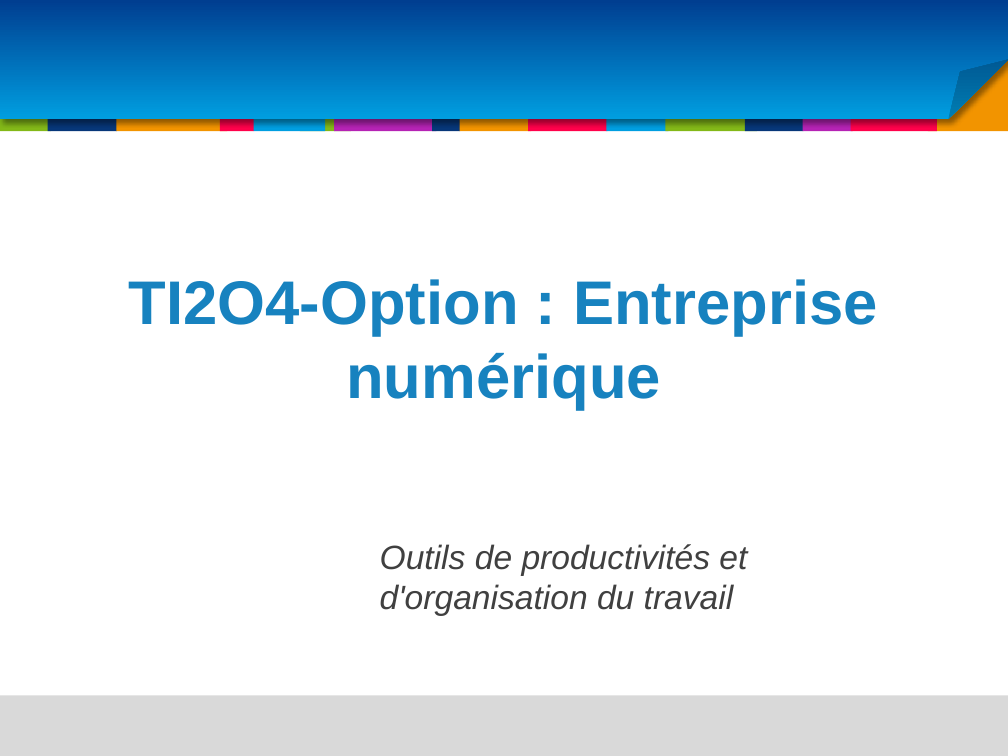
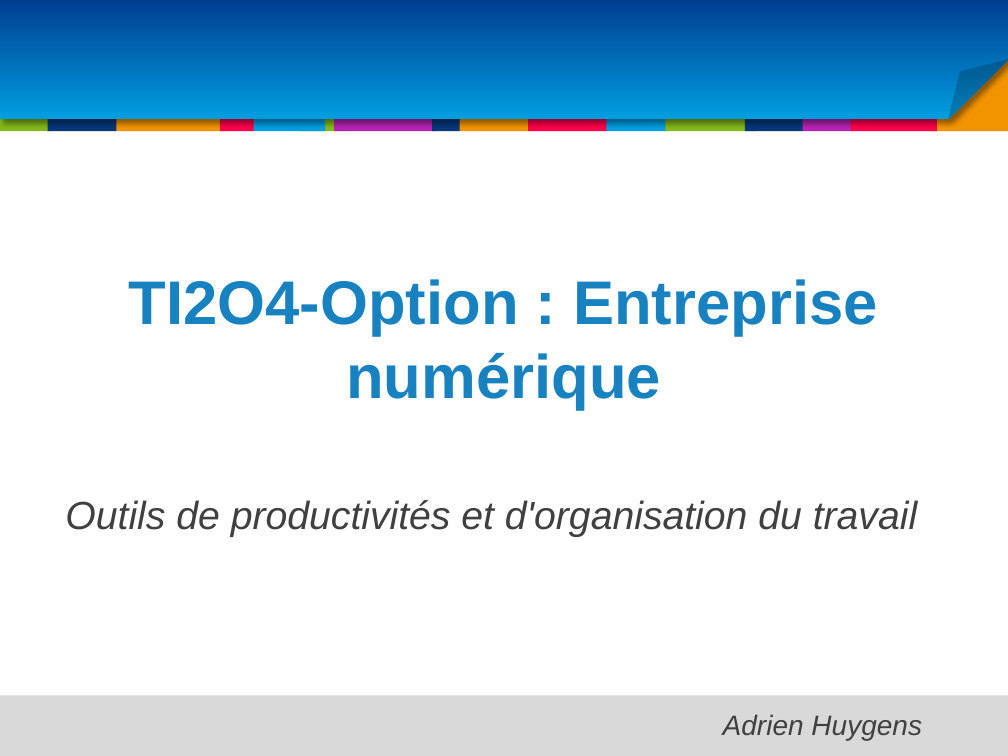
Before and after one commit to samouraii/CoursEntrepriseNumerique, a slide deck: slide 1 of Chapitre1.pptx. Drawn at 1008x756 pixels with LibreOffice and Linux fonts; fonts in the diff are those of the drawing; background and template pictures are left out. Boxes give left, top, right and bottom in pixels: in the first picture for what was removed or moved away, otherwise in the second. Text is boxed around its words. In the diff, an @@ line names an element or a change of style, - is before the commit and + after.

```diff
--- a/Chapitre1.pptx
+++ b/Chapitre1.pptx
@@ subtitle "Outils de productivités et d'organisation ...": place and size @@
-subtitle "Outils de productivités et d'organisation ..." at bbox=[380, 544, 747, 616]
+subtitle "Outils de productivités et d'organisation ..." at bbox=[65, 500, 922, 740]
@@ subtitle at bbox=[65, 500, 917, 537]: size 24 to 28 pt in "Outils de productivités et d'organisation du travail" @@
@@ subtitle at bbox=[723, 714, 922, 740]: paragraph added @@
+Adrien Huygens
```
Also in this commit, not shown: 3 other slides changed, 29 slides added.
